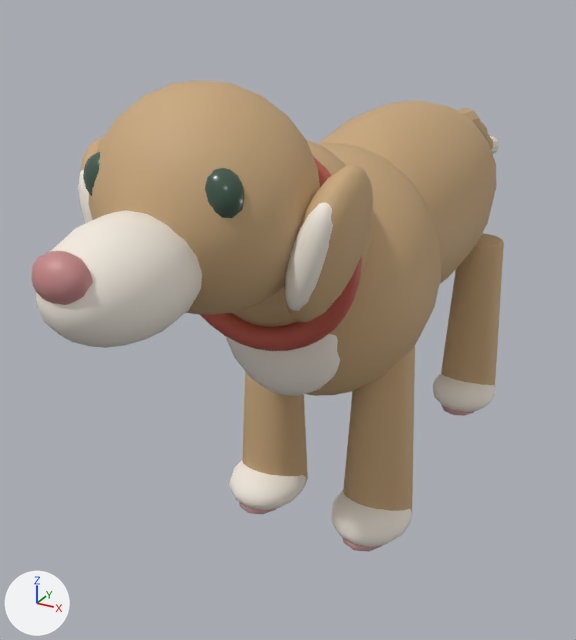
A saved change to the glTF model assets/models/pet_dog.glb.
The view is the same before and after, from a 50 mm lens placed at (0.38, -0.905, 0.654), pointed at (-0.08, -0.069, 0.236). The lights are fixed; the arrows at lower left show +X, +Y and +Z. The older version comes first. Where no turn or scale is listed for an object, it has been applied to the vertices.

Names of what the first picture shows: 'Body', 'Chest mark', 'Collar', 'Ear_R', 'Head', 'Leg_BR', 'Leg_FL', 'Leg_FR' and 2 more.
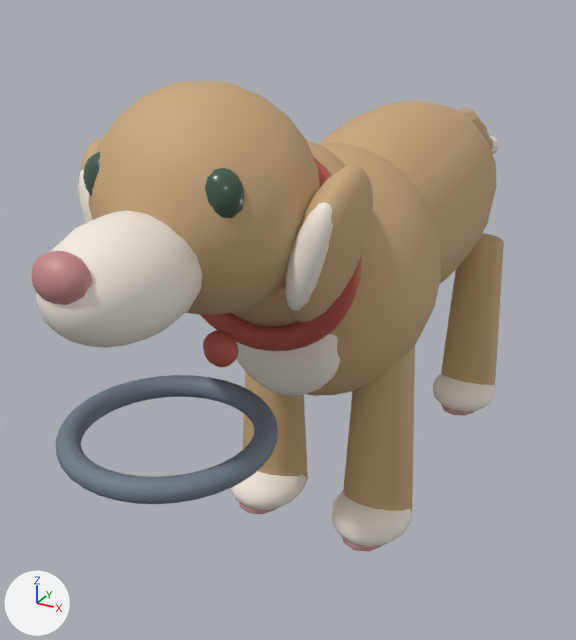
Changed parts and their boxes [x1, y1, x2, y2] in the pictures (576 x 640 px):
'Leash', added
    after: [56, 375, 278, 504]
'Collar tag', added (red)
    after: [203, 330, 239, 367]

The change in detail:
Material 'Leash' (mat_leash) is new.
Its base color is (0.156, 0.202, 0.254) (greyish blue #6e7c8a).
Its roughness is 0.6.
Mesh me_torus_003 is new.
It is a torus around z (ring radius 0.085, tube radius 0.01) spanning x -0.095..0.095, y -0.095..0.095, z -0.01..0.01.
It uses material mat_leash (greyish blue #6e7c8a).
Mesh me_sphere_044 is new.
It is a UV sphere (10 segments, 8 rings, poles along z) spanning x -0.0171..0.0171, y -0.014..0.014, z -0.018..0.018.
It uses material mat_collar (red #be5a4b).
Object 'Leash' (ob_leash) is new; it shows me_torus_003.
Its location is (0.0, -0.43, 0.285).
Object 'Collar tag' (ob_collar_tag) is new; it shows me_sphere_044.
Its location is (0.0, -0.345, 0.33).
